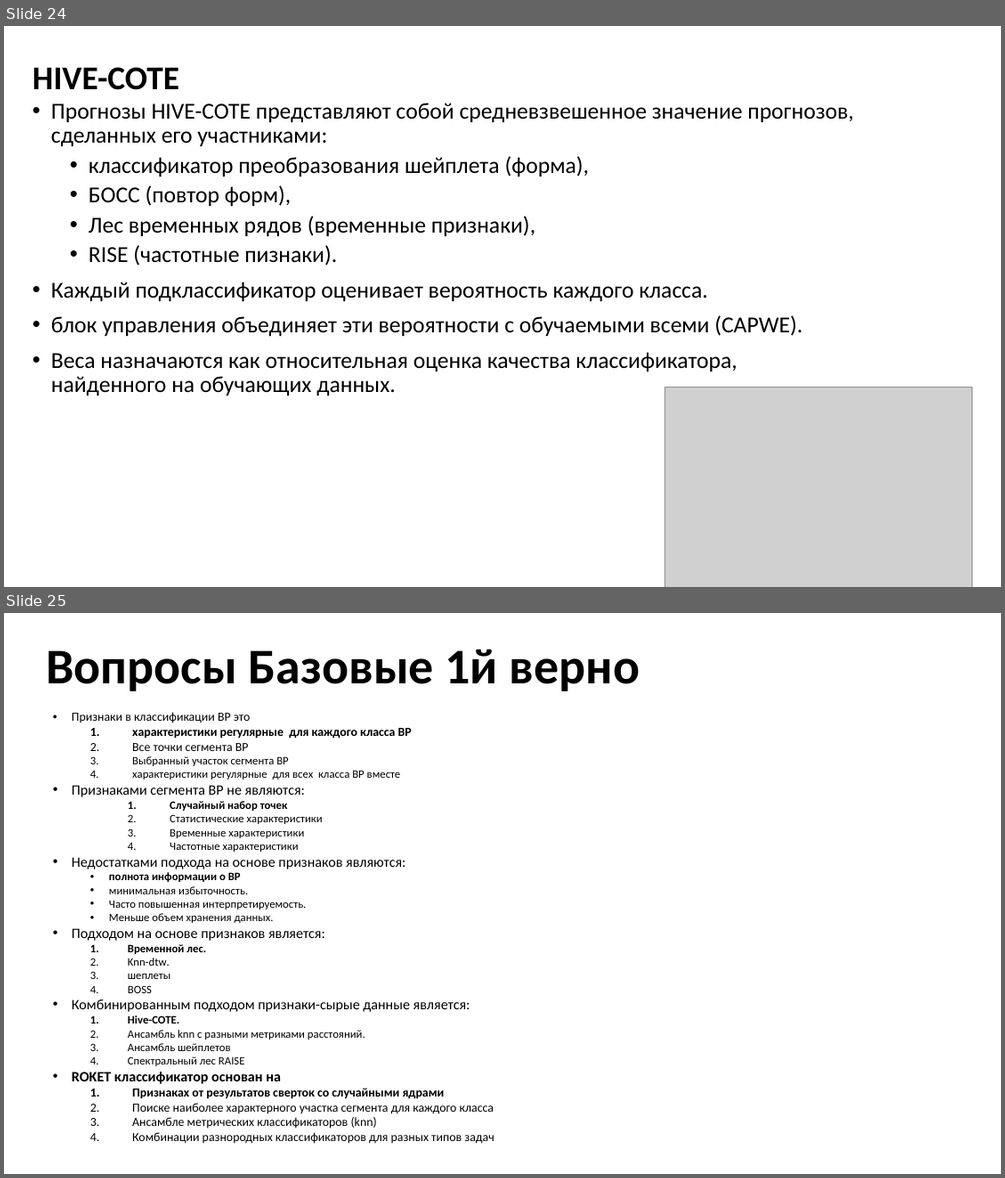
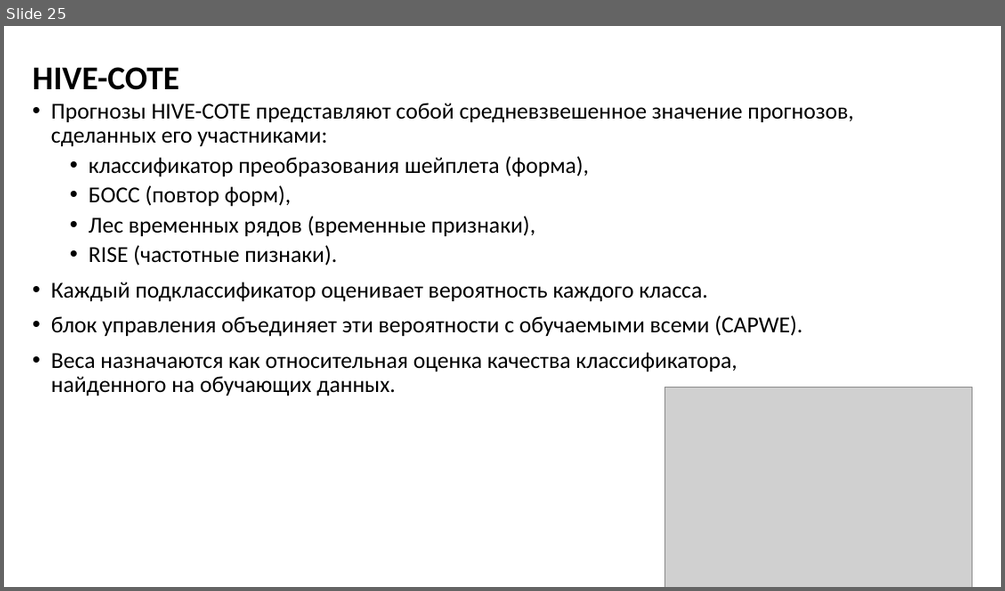
Before and after one commit to MVRonkin/TimeSeriesCourse, a slide deck: 2024/Lec/Юнит 18 - Классификация-2.pptx. Shown one above the other, each under a label of ours: slides 24 and 25 before the commit, slide 25 after it. The pictures are 1005x1178 and 1005x591 pixels, drawn with LibreOffice and Linux fonts; fonts in the diff are those of the drawing; grey boxes stand for pictures. Boxes give left, top, right and bottom in pixels: in the first picture for what was removed or moved away, otherwise in the second. Text is boxed around its words. In the diff, an @@ line names an element or a change of style, - is before the commit and + after.

```diff
--- a/2024/Lec/Юнит 18 - Классификация-2.pptx
+++ b/2024/Lec/Юнит 18 - Классификация-2.pptx
@@ slide 25 removed at (4,613,1001,1174), background #FFFFFF @@
@@ title removed at (47,649,639,691) @@
-Вопросы Базовые 1й верно
@@ text removed at (72,712,494,1143) @@
-• Признаки в классификации ВР это
-  1. характеристики регулярные для каждого класса ВР
-  2. Все точки сегмента ВР
-  3. Выбранный участок сегмента ВР
-  4. характеристики регулярные для всех класса ВР вместе
-• Признаками сегмента ВР не являются:
-    1. Случайный набор точек
-    2. Статистические характеристики
-    3. Временные характеристики
-    4. Частотные характеристики
-• Недостатками подхода на основе признаков являются:
-  • полнота информации о ВР
-  • минимальная избыточность.
-  • Часто повышенная интерпретируемость.
-  • Меньше объем хранения данных.
-• Подходом на основе признаков является:
-  1. Временной лес.
-  2. Knn-dtw.
-  3. шеплеты
-  4. BOSS
-• Комбинированным подходом признаки-сырые данные является:
-  1. Hive-COTE.
-  2. Ансамбль knn c разными метриками расстояний.
-  3. Ансамбль шейплетов
-  4. Спектральный лес RAISE
-• ROKET классификатор основан на
-  1. Признаках от результатов сверток со случайными ядрами
-  2. Поиске наиболее характерного участка сегмента для каждого класса
-  3. Ансамбле метрических классификаторов (knn)
-  4. Комбинации разнородных классификаторов для разных типов задач
@@ what was slide 24 is now slide 25 @@
```
Also in this commit, not shown: 1 slide changed, 2 slides added, 1 other slide removed, 3 other files.
